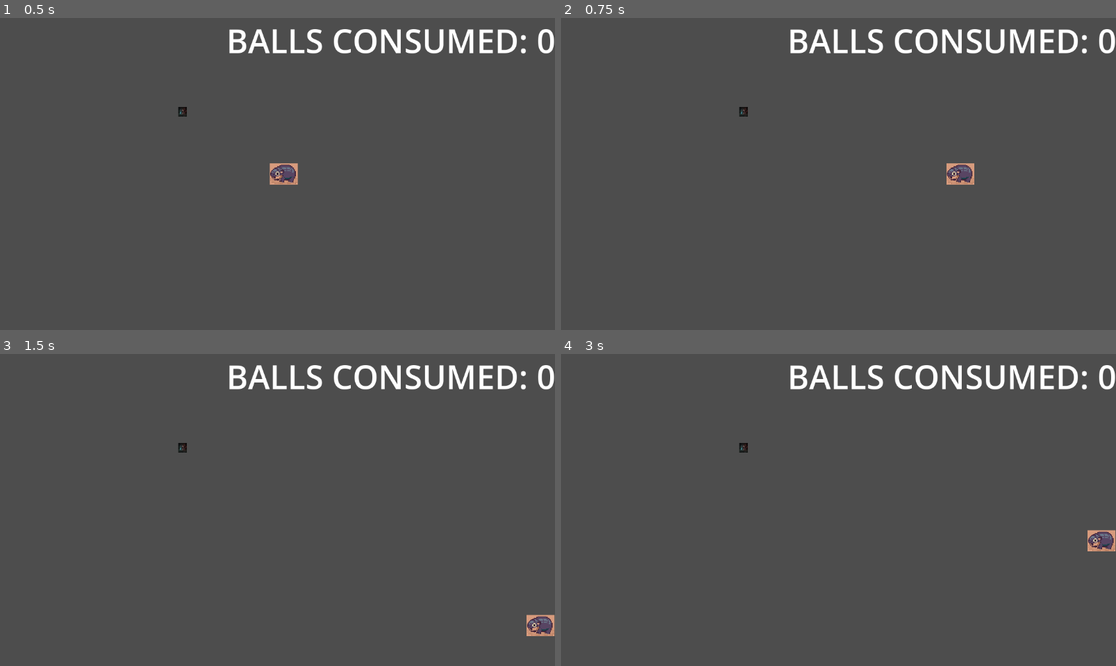
Above: before the commit, frames 1-4 (two rows, left to right).
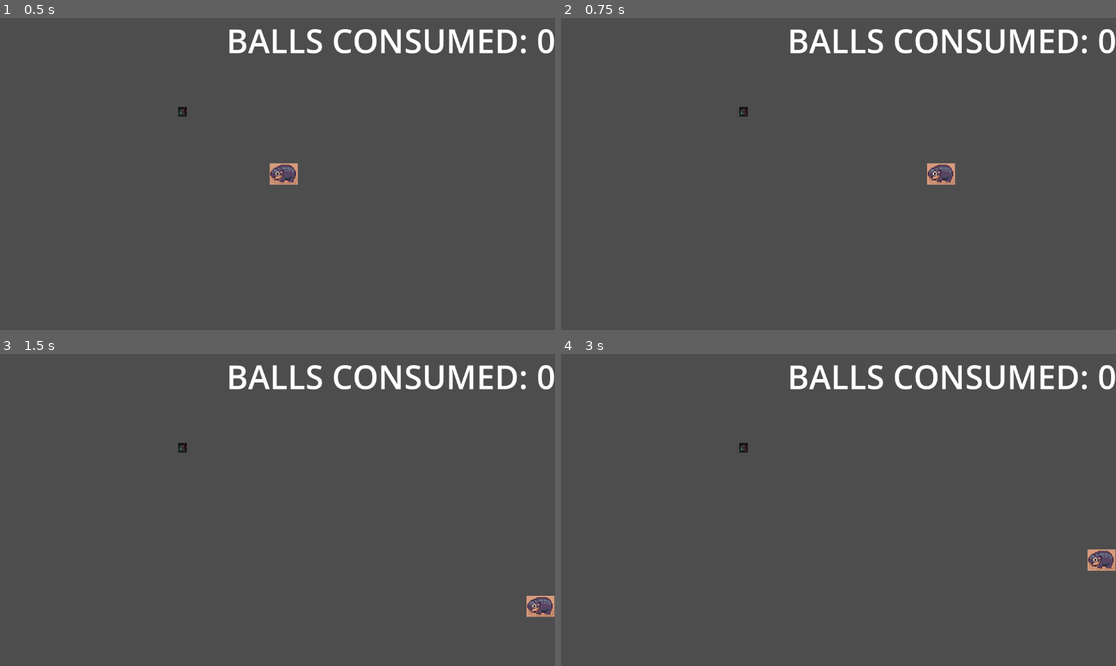
Above: after the commit, the same moments.

Repository: LTnano/MooDeng
Game: Godot game, scene res://Levels/TestGameplay.tscn
The game is run twice, just before and just after one commit, with the same random seed, the same clock (stepped at 60 frames per second) and the same inputs.
Inputs:
- Up to frame 1 (0.5 s): no input
- Up to frame 2 (0.75 s): tap Enter at 0.5 s; hold D (move_right) from 0.53 s (still down)
- Up to frame 3 (1.5 s): release D (move_right) at 1.28 s; hold Down (move_down) from 1.28 s (still down)
- Up to frame 4 (3 s): tap Space at 2 s; release Down (move_down) at 2.03 s; hold D (move_right) 2.03-2.78 s; tap Enter at 2.75 s; hold W (move_up) from 2.78 s (still down)

Frame 1 is identical in both runs. In frame 2, 0.4% of the frame differs, in the area x 65-75%, y 46-54%; in frame 3, 0.5%; in frame 4, 0.5%, in the area x 94-100%, y 56-70%.

Commit message:
consume
finally eat balls

Diff:
--- a/Assets/MooDeng.tscn
+++ b/Assets/MooDeng.tscn
@@ -1,8 +1,7 @@
-[gd_scene load_steps=4 format=3 uid="uid://cisp57ttsxee8"]
+[gd_scene load_steps=3 format=3 uid="uid://cisp57ttsxee8"]
 
 [ext_resource type="Script" uid="uid://st1ryyeiwm0u" path="res://Assets/moo_deng.gd" id="1_s3isx"]
 [ext_resource type="Texture2D" uid="uid://cp6deo4rtmhms" path="res://Assets/hippo.png" id="2_v3uai"]
-[ext_resource type="Script" uid="uid://c1eujgb0tqx43" path="res://Assets/mouth_shape_2d.gd" id="3_v3uai"]
 
 [node name="MooDeng" type="CharacterBody2D"]
 scale = Vector2(0.1, 0.1)
@@ -15,10 +14,3 @@
 [node name="CollisionPolygon2D" type="CollisionPolygon2D" parent="."]
 position = Vector2(-290, -210)
 polygon = PackedVector2Array(239, 15, 478, 45, 549, 196, 486, 389, 206, 387, 63, 319, 3, 186, 101, 85)
-
-[node name="MouthShape2D" type="Area2D" parent="."]
-position = Vector2(-220, 110)
-rotation = 1.1973
-script = ExtResource("3_v3uai")
-
-[connection signal="yumyum" from="MouthShape2D" to="." method="_on_mouth_shape_2d_yumyum"]
--- a/Assets/balls.gd
+++ b/Assets/balls.gd
@@ -1,4 +1,15 @@
 class_name blueBalls
 extends RigidBody2D
+signal yumyum
 
 @onready var eatingBalls = $CollisionShape2D
+func yum():
+	emit_signal("yumyum")
+
+
+
+
+func _on_ball_detector_body_entered(body: Node2D) -> void:
+	if body is mooDeng:
+		yum()
+		queue_free()
--- a/Assets/balls.tscn
+++ b/Assets/balls.tscn
@@ -1,9 +1,11 @@
-[gd_scene load_steps=4 format=3 uid="uid://bdgaiubmoy8sk"]
+[gd_scene load_steps=5 format=3 uid="uid://bdgaiubmoy8sk"]
 
 [ext_resource type="Script" uid="uid://cekej5jh6p2tp" path="res://Assets/balls.gd" id="1_metgv"]
 [ext_resource type="Texture2D" uid="uid://c4xlyltxe807n" path="res://birb.PNG" id="2_sblci"]
 
 [sub_resource type="CircleShape2D" id="CircleShape2D_enbwy"]
+
+[sub_resource type="CircleShape2D" id="CircleShape2D_metgv"]
 
 [node name="Balls" type="RigidBody2D"]
 script = ExtResource("1_metgv")
@@ -15,3 +17,12 @@
 position = Vector2(1.19209e-07, -5.96046e-08)
 scale = Vector2(0.0102146, 0.0147623)
 texture = ExtResource("2_sblci")
+
+[node name="BallDetector" type="Area2D" parent="."]
+
+[node name="BallDetectorShape" type="CollisionShape2D" parent="BallDetector"]
+scale = Vector2(1.5, 1.5)
+shape = SubResource("CircleShape2D_metgv")
+debug_color = Color(0.939697, 0.246512, 0, 0.42)
+
+[connection signal="body_entered" from="BallDetector" to="." method="_on_ball_detector_body_entered"]
--- a/Assets/moo_deng.gd
+++ b/Assets/moo_deng.gd
@@ -1,15 +1,14 @@
 extends CharacterBody2D
-
+class_name mooDeng
 @export var boundary: ArenaArea
 @export var speed = 1500
 @export var offset = Vector2(250, 150)
+signal score_increase
 var hippo_speed = Vector2.ZERO
 var screen_size
-var	balls_consumed
 
 func _ready():
 	screen_size = get_viewport_rect().size
-
 
 func _process(delta):
 	if Input.is_action_pressed("move_right"):
@@ -59,5 +58,5 @@
 
 
 
-func _on_mouth_shape_2d_yumyum() -> void:
-	balls_consumed += 1
+func _on_yumyum() -> void:
+	emit_signal("score_increase")
--- a/Assets/mouth_shape_2d.gd
+++ /dev/null
@@ -1,2 +0,0 @@
-extends Area2D
-signal yumyum
--- a/Levels/TestGameplay.tscn
+++ b/Levels/TestGameplay.tscn
@@ -1,16 +1,18 @@
-[gd_scene load_steps=5 format=3 uid="uid://bewuhqlb6w2rr"]
+[gd_scene load_steps=6 format=3 uid="uid://bewuhqlb6w2rr"]
 
+[ext_resource type="Script" uid="uid://dt06m68t7ttso" path="res://Levels/gameplayloop.gd" id="1_1xdii"]
 [ext_resource type="PackedScene" uid="uid://cisp57ttsxee8" path="res://Assets/MooDeng.tscn" id="1_jhy4y"]
 [ext_resource type="Script" uid="uid://dv5nc225g0xay" path="res://Levels/arena_area.gd" id="2_ffqpf"]
 [ext_resource type="PackedScene" uid="uid://bdgaiubmoy8sk" path="res://Assets/balls.tscn" id="3_wun53"]
-[ext_resource type="PackedScene" path="res://Levels/barrier.tscn" id="4_mwrxl"]
+[ext_resource type="PackedScene" uid="uid://p8rc0idb7qim" path="res://Levels/barrier.tscn" id="4_mwrxl"]
 
 [node name="TestGameplay" type="Node2D"]
+script = ExtResource("1_1xdii")
 
 [node name="MooDeng" parent="." node_paths=PackedStringArray("boundary") instance=ExtResource("1_jhy4y")]
 position = Vector2(13, 0)
 boundary = NodePath("../ArenaArea")
-speed = 1200
+speed = 1000
 offset = Vector2(30, 20)
 
 [node name="Camera2D" type="Camera2D" parent="."]
--- /dev/null
+++ b/Levels/gameplayloop.gd
@@ -0,0 +1,12 @@
+extends Node2D
+var ballConsumed
+func _ready():
+	var ourMooDeng = $MooDeng
+	var balls = $Balls
+	ballConsumed = 0
+	balls.yumyum.connect(ourMooDeng._on_yumyum)
+	ourMooDeng.score_increase.connect(self._onscore)
+
+func _onscore():
+	ballConsumed += 1
+	$CanvasLayer/Label.set_text("Balls Consumed:" + str(ballConsumed))
Not shown, removed: Assets/mouth_shape_2d.gd.uid
Not shown, added: Levels/gameplayloop.gd.uid
